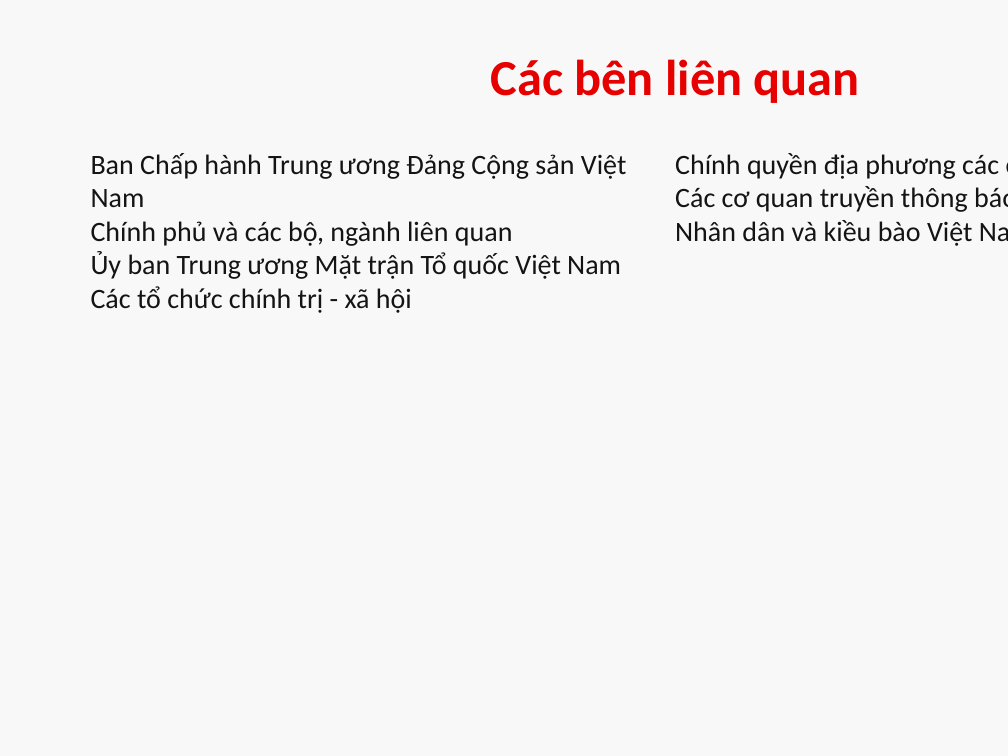
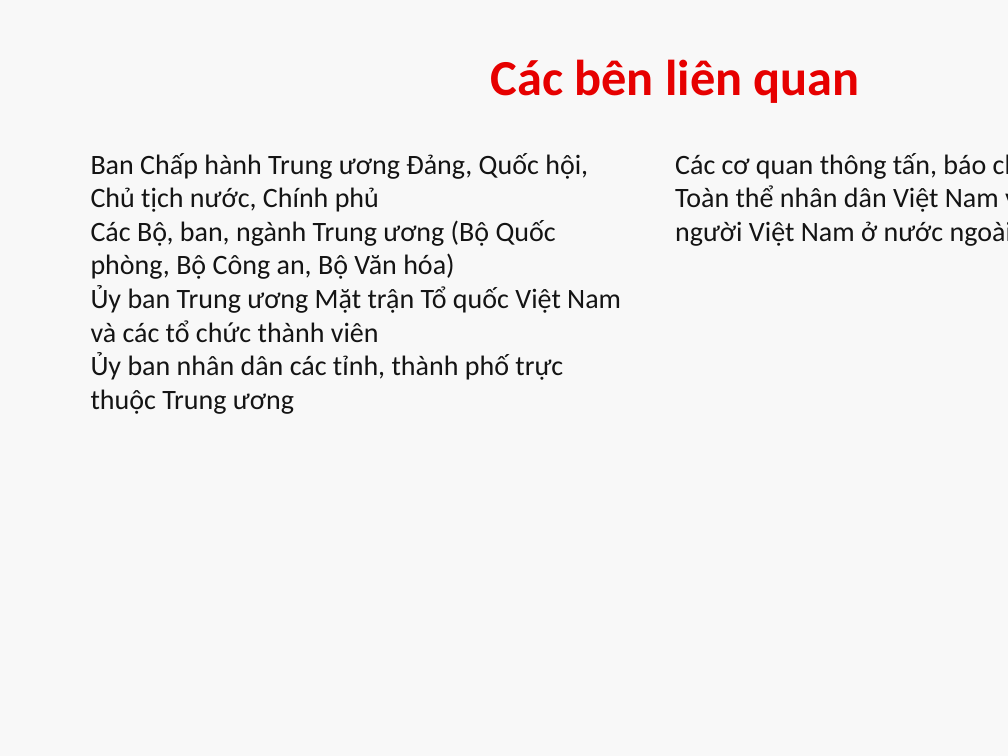
Before and after one commit to MedVietAI/practice, a slide deck: slide 5 of P6/event_plan/dist/plan_80nam_A90.pptx (slide 4 before the commit). Drawn at 1008x756 pixels with LibreOffice and Linux fonts; fonts in the diff are those of the drawing. Boxes give left, top, right and bottom in pixels: in the first picture for what was removed or moved away, otherwise in the second. Text is boxed around its words. In the diff, an @@ line names an element or a change of style, - is before the commit and + after.

```diff
--- a/P6/event_plan/dist/plan_80nam_A90.pptx
+++ b/P6/event_plan/dist/plan_80nam_A90.pptx
@@ text at box(91, 153, 621, 414): text changed @@
-Ban Chấp hành Trung ương Đảng Cộng sản Việt Nam
-Chính phủ và các bộ, ngành liên quan
-Ủy ban Trung ương Mặt trận Tổ quốc Việt Nam
-Các tổ chức chính trị - xã hội
+Ban Chấp hành Trung ương Đảng, Quốc hội, Chủ tịch nước, Chính phủ
+Các Bộ, ban, ngành Trung ương (Bộ Quốc phòng, Bộ Công an, Bộ Văn hóa)
+Ủy ban Trung ương Mặt trận Tổ quốc Việt Nam và các tổ chức thành viên
+Ủy ban nhân dân các tỉnh, thành phố trực thuộc Trung ương
@@ text at box(675, 153, 1008, 246): text changed @@
-Chính quyền địa phương các cấp
-Các cơ quan truyền thông báo chí
-Nhân dân và kiều bào Việt Nam
+Các cơ quan thông tấn, báo chí
+Toàn thể nhân dân Việt Nam và cộng đồng người Việt Nam ở nước ngoài
```
Also in this commit, not shown: 12 other slides changed, 5 slides added, 3 slides removed, 16 other files.
